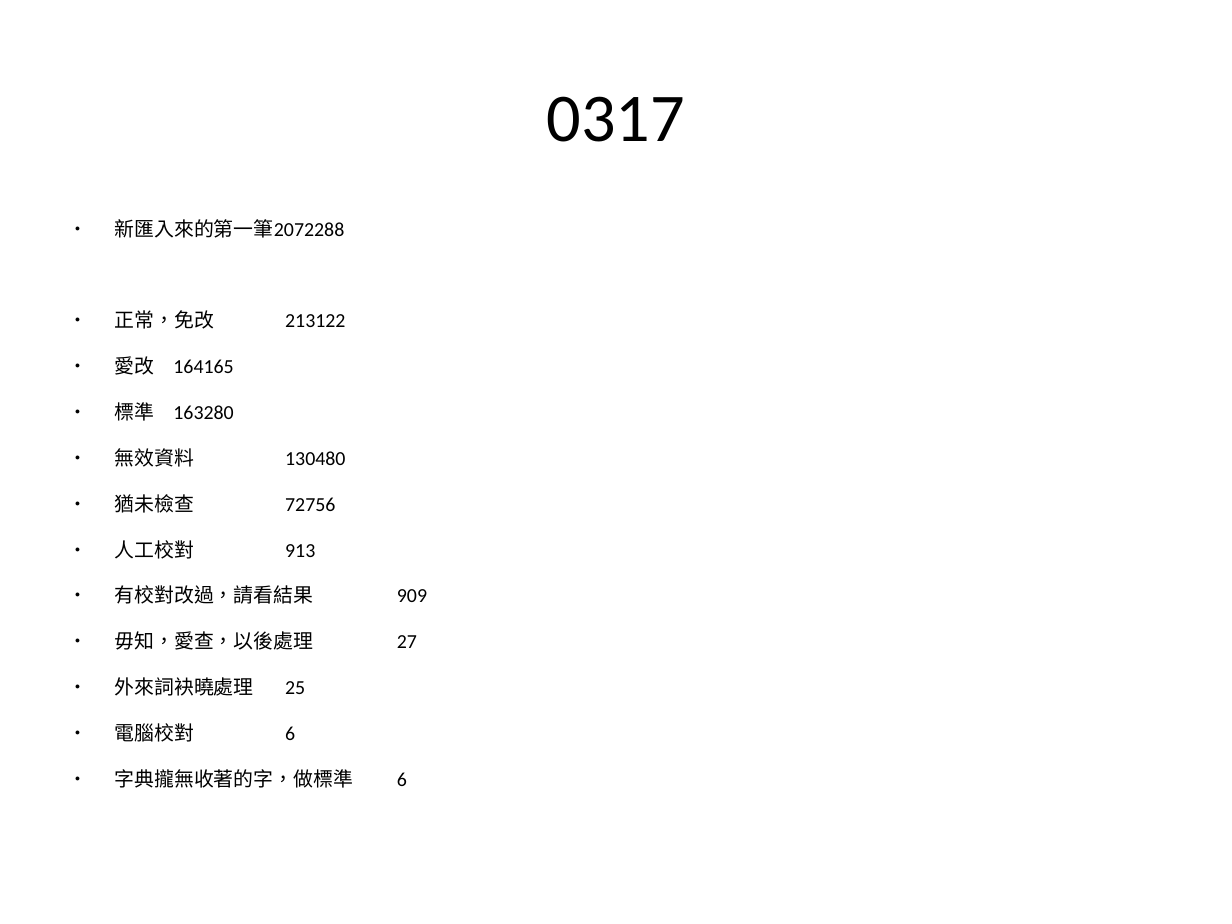
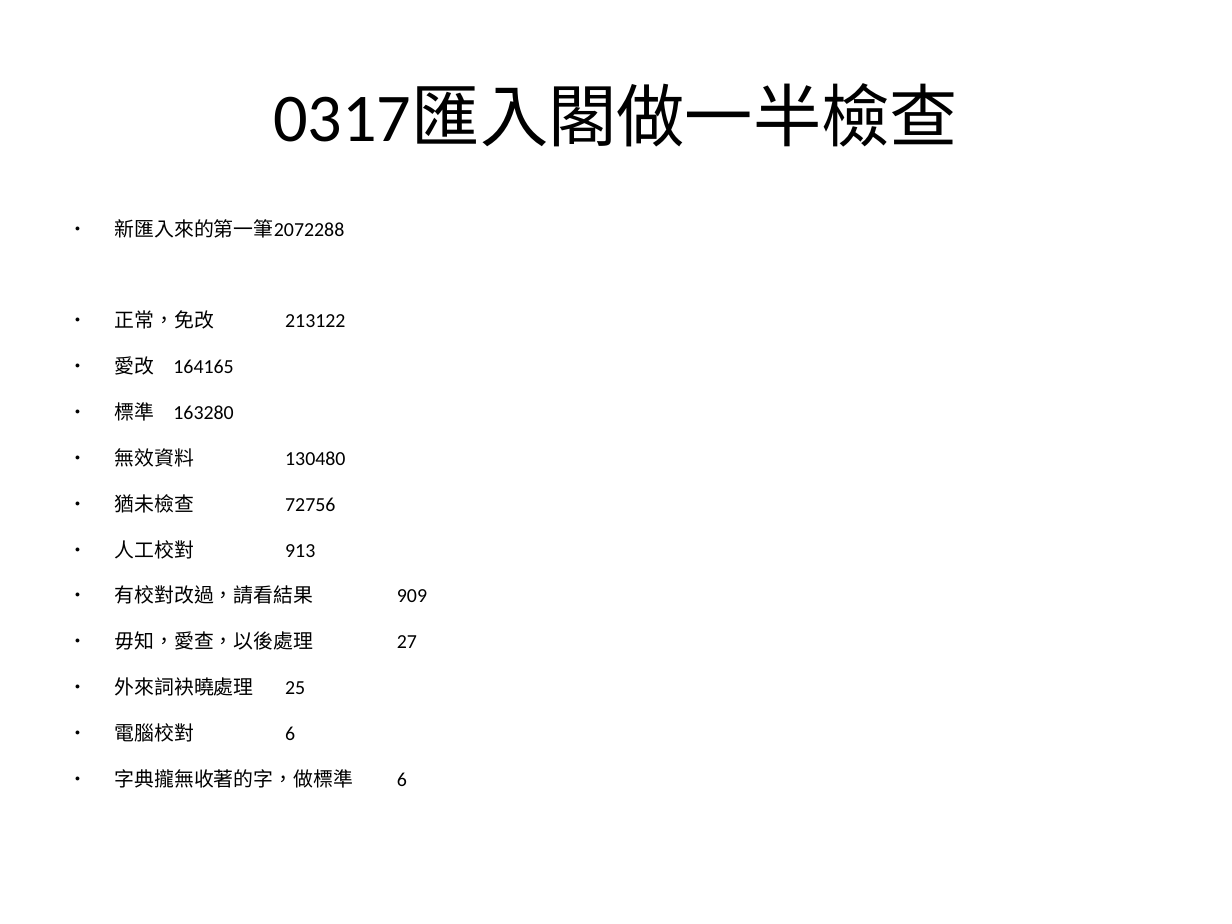
Before and after one commit to sih4sing5hong5/po3-ko3_tau5-iann2-phinn3, a slide deck: slide 27 of 翻譯報告.odp. Drawn at 1232x924 pixels with LibreOffice and Linux fonts; fonts in the diff are those of the drawing. Boxes give left, top, right and bottom in pixels: in the first picture for what was removed or moved away, otherwise in the second. Text is boxed around its words. In the diff, an @@ line names an element or a change of style, - is before the commit and + after.

```diff
--- a/翻譯報告.odp
+++ b/翻譯報告.odp
@@ title at <box>273,84,958,147</box>: text changed @@
-0317
+0317匯入閣做一半檢查
```
Also in this commit, not shown: 1 other slide changed, 1 slide added.
